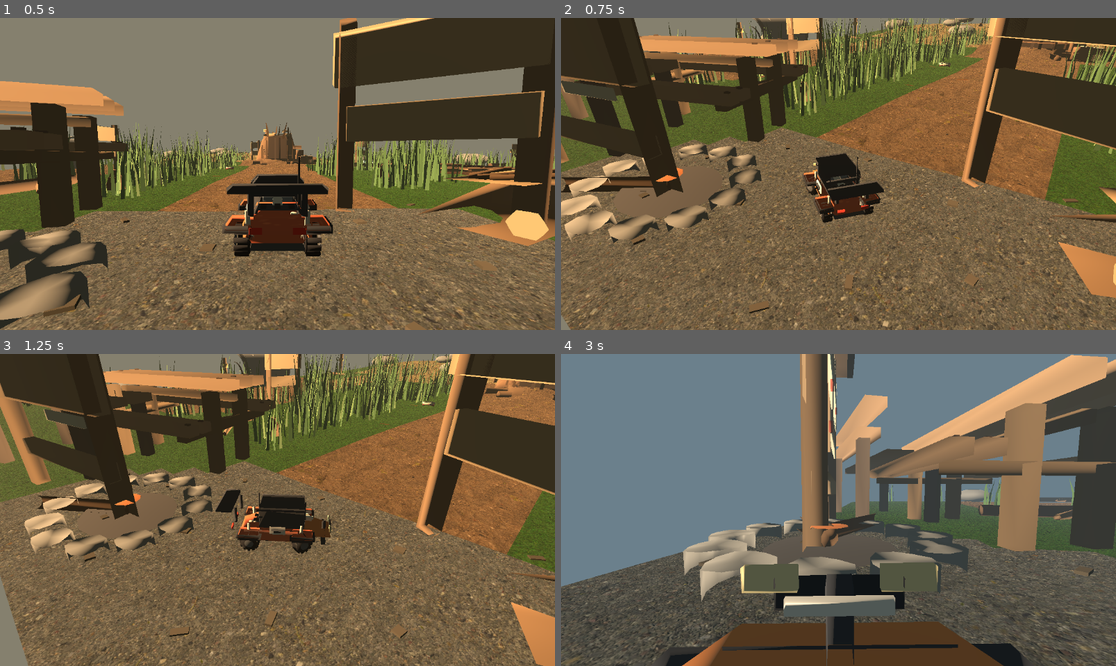
Above: before the commit, frames 1-4 (two rows, left to right).
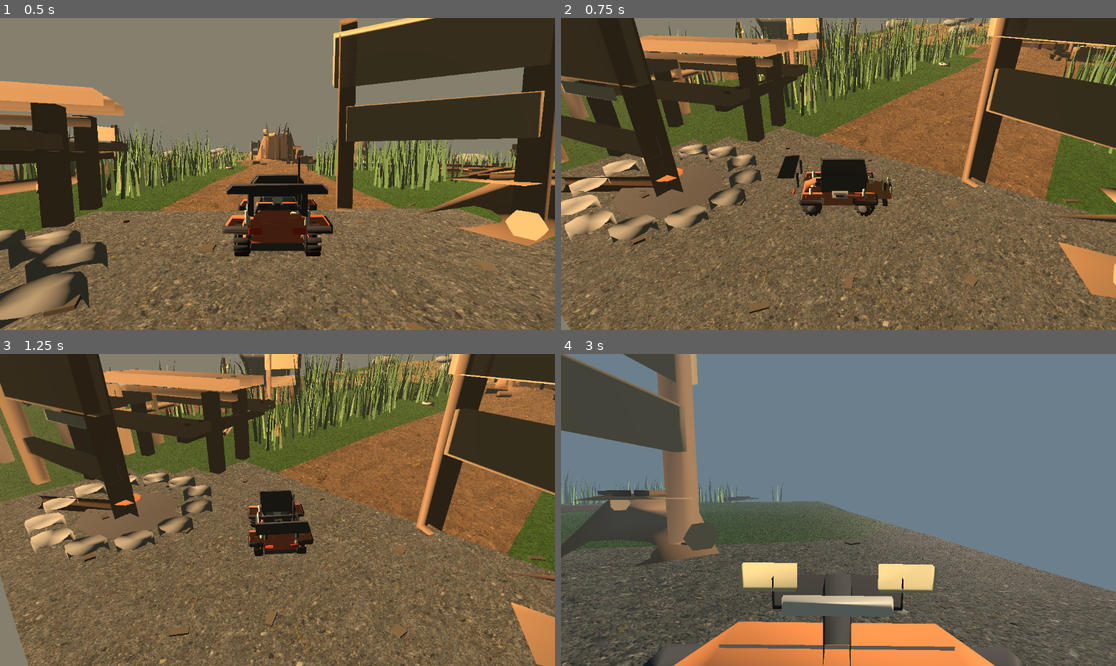
Above: after the commit, the same moments.

Repository: YotsuBotfds/trailhead
Game: Godot game, scene res://scenes/cedar_hollow_playable.tscn
Two runs of this game, one before a commit and one after it. Both use one fixed random seed, a clock stepped at 60 frames per second and the inputs below.
Inputs:
- Up to frame 1 (0.5 s): no input
- Up to frame 2 (0.75 s): hold D (steer_right) from 0.53 s (still down); tap C (cam_toggle) at 0.6 s
- Up to frame 3 (1.25 s): keep holding D (steer_right)
- Up to frame 4 (3 s): release D (steer_right) at 1.28 s; hold S (brake) 1.28-2.03 s; tap N (mood_toggle) at 1.35 s; hold D (steer_right) 2.03-2.78 s; hold W (throttle) 2.03-2.78 s; hold Up from 2.78 s (still down); tap C (cam_toggle) at 2.85 s

Frame 1 is identical in both runs. In frame 2, 1.9% of the frame differs, in the area x 38-60%, y 43-66%; in frame 3, 1.9%; in frame 4, 61%, in the area x 0-100%, y 0-100%.

Commit message:
Fix render steering axis

Diff:
--- a/systems/render/cedar_hollow_host.gd
+++ b/systems/render/cedar_hollow_host.gd
@@ -182,7 +182,7 @@
 	var brake: float = 0.0
 	if forward_throttle > 0.0 or reverse_throttle <= 0.0:
 		brake = brake_action
-	var steer: float = Input.get_action_strength("steer_right") - Input.get_action_strength("steer_left")
+	var steer: float = Input.get_action_strength("steer_left") - Input.get_action_strength("steer_right")
 	_vehicle_input.set("throttle", clampf(throttle, -1.0, 1.0))
 	_vehicle_input.set("brake", brake)
 	_vehicle_input.set("steer", clampf(steer, -1.0, 1.0))
--- a/systems/render/flat_plane_host.gd
+++ b/systems/render/flat_plane_host.gd
@@ -115,7 +115,7 @@
 	var brake: float = 0.0
 	if forward_throttle > 0.0 or reverse_throttle <= 0.0:
 		brake = brake_action
-	var steer: float = Input.get_action_strength("steer_right") - Input.get_action_strength("steer_left")
+	var steer: float = Input.get_action_strength("steer_left") - Input.get_action_strength("steer_right")
 	_vehicle_input.set("throttle", clampf(throttle, -1.0, 1.0))
 	_vehicle_input.set("brake", brake)
 	_vehicle_input.set("steer", clampf(steer, -1.0, 1.0))
